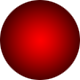
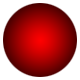
Two versions of the same layered image (80px x 80px). Layer-by-layer changes:
painted on "Layer 1" over bbox(0, 0, 80, 80)
